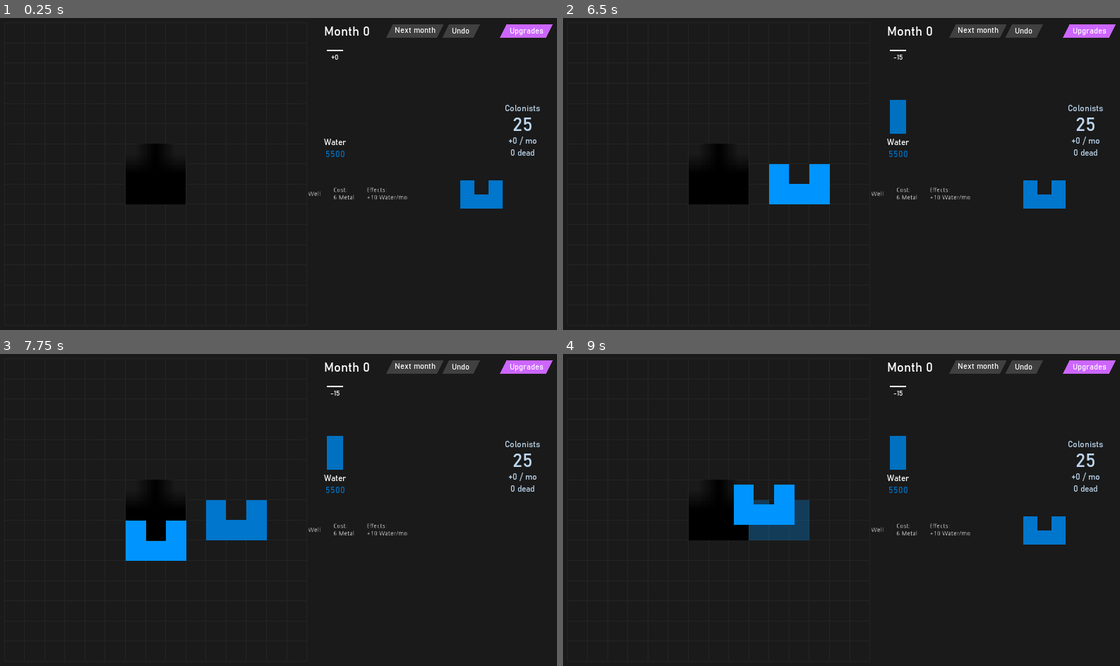
Above: before the commit, frames 1-4 (two rows, left to right).
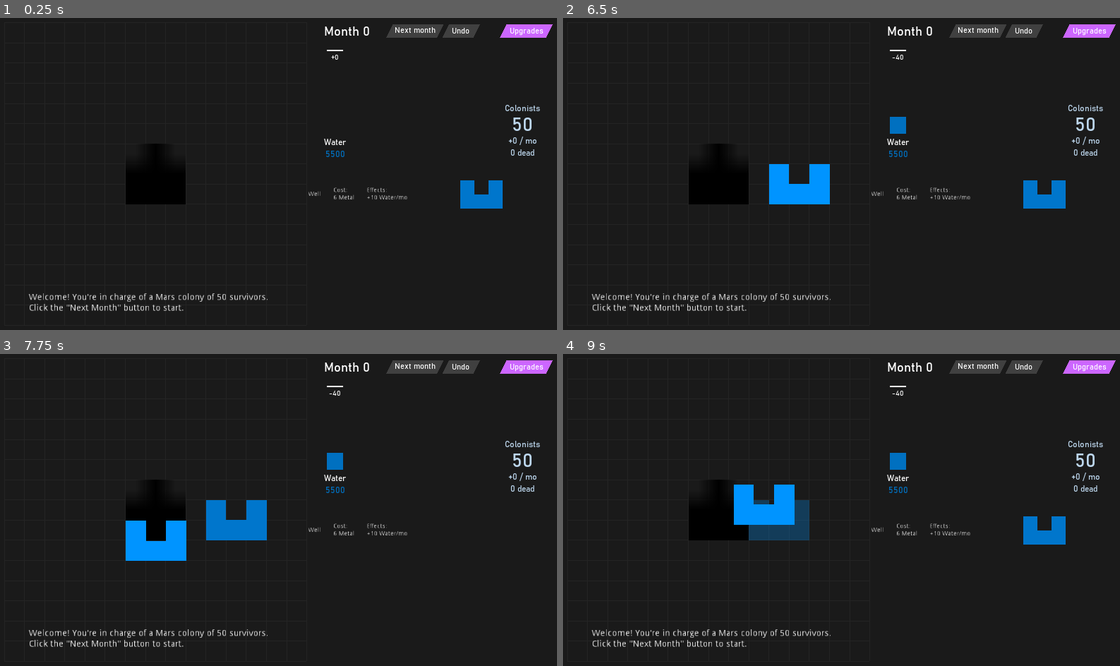
Above: after the commit, the same moments.

Repository: sirknightj/CEV-1
Game: Godot game, scene res://scenes/MainGameScene.tscn
Two runs of this game, one before a commit and one after it. Both use one fixed random seed, a clock stepped at 60 frames per second and the inputs below.
Inputs (mouse positions are in pixels of both pictures, inside the frame that each line leads up to):
- Up to frame 1 (0.25 s): no input
- Up to frame 2 (6.5 s): tap Enter at 0.5, 2, 3.5 s; drag from (718, 155) to (1030, 186) at 0.52 s; tap Space at 1.25, 2.75, 4.25 s; drag from (696, 174) to (1030, 186) at 1.27 s; move the mouse to (718, 174) at 2.02 s; press the mouse at (718, 174) at 2.03 s; release the mouse at (718, 174) at 2.75 s; drag from (741, 174) to (1058, 186) at 2.77 s; drag from (696, 192) to (1030, 202) at 3.52 s; drag from (718, 192) to (1030, 202) at 4.27 s; move the mouse to (741, 192) at 5.02 s; press the mouse at (741, 192) at 5.03 s; release the mouse at (741, 192) at 5.75 s; drag from (1030, 186) to (741, 174) at 5.77 s
- Up to frame 3 (7.75 s): drag from (467, 522) to (133, 528) at 6.52 s; drag from (467, 522) to (133, 528) at 7.27 s
- Up to frame 4 (9 s): move the mouse to (1058, 522) at 8.02 s; press the mouse at (1058, 522) at 8.03 s; release the mouse at (1058, 522) at 8.75 s; drag from (780, 510) to (674, 463) at 8.77 s

The runs differ from the first frame. In frame 1, 0.7% of the frame differs, in the area x 5-96%, y 31-94%; in frame 2, 0.9%, in the area x 5-96%, y 11-94%; in frame 3, 0.9%; in frame 4, 0.9%.

Commit message:
Add the first 2 tutorial turns

Diff:
--- a/source/scenes/MainGameScene.tscn
+++ b/source/scenes/MainGameScene.tscn
@@ -28,3 +28,9 @@
 
 [node name="Camera" type="Camera2D" parent="Grid"]
 current = true
+
+[node name="TextBox" type="Label" parent="."]
+margin_left = -185.0
+margin_top = 205.0
+margin_right = -101.0
+margin_bottom = 219.0
--- a/source/scripts/GameData.gd
+++ b/source/scripts/GameData.gd
@@ -98,7 +98,7 @@
 """
 const TURN_PROGRESSION : Dictionary = {
 	0: 0,
-	1: 0.05,
+	1: 0.02,
 	2: 0.08,
 	4: 0.25,
 	5: 0.08,
--- a/source/scripts/GameObjs.gd
+++ b/source/scripts/GameObjs.gd
@@ -63,12 +63,17 @@
 	# consumed the appropriate resources, returns false if there are not enough
 	# so we do not consume any resources
 	func try_consume(consume_resources : Dictionary) -> bool:
-		for type in consume_resources.keys():
-			assert(GameData.is_resource_type(type))
-			if resources[type].reserves < consume_resources[type]:
-				return false
+		if not enough_resources(consume_resources):
+			return false
 		for type in consume_resources.keys():
 			resources[type].reserves -= consume_resources[type]
+		return true
+
+	func enough_resources(res : Dictionary) -> bool:
+		for type in res.keys():
+			assert(GameData.is_resource_type(type))
+			if resources[type].reserves < res[type]:
+				return false
 		return true
 
 	func get_reserve(type : int) -> float:
--- a/source/scripts/GameStats.gd
+++ b/source/scripts/GameStats.gd
@@ -7,6 +7,8 @@
 var resources : GameObjs.Resources
 
 var logger : Logger.Log
+
+var buildings_owned : Dictionary = {}
 
 var grid_size : int # the number of squares the grid is at the moment
 
@@ -27,10 +29,10 @@
 	GameData.ResourceType.FOOD: 10000.0,
 	GameData.ResourceType.OXYGEN: 10000.0,
 	GameData.ResourceType.WATER: 5500.0,
-	GameData.ResourceType.METAL: 6000.0,
+	GameData.ResourceType.METAL: 30.0,
 	GameData.ResourceType.ELECTRICITY: 5000.0,
 	GameData.ResourceType.SCIENCE: 0.0,
-	GameData.ResourceType.PEOPLE: 25.0
+	GameData.ResourceType.PEOPLE: 50.0
 }
 
 var current_selected_building : Building = null
--- a/source/scripts/MainGameScene.gd
+++ b/source/scripts/MainGameScene.gd
@@ -17,6 +17,7 @@
 	graph = get_node("UILayer/Sidebar/Graph")
 	get_tree().connect("node_added", self, "_on_SceneTree_node_added")
 	update_stats()
+	show_correct_text()
 
 """
 	Update visualizations
@@ -38,6 +39,24 @@
 	GameStats.turn += 1
 	emit_signal("next_turn")
 	update_stats()
+	show_correct_text()
+
+func show_correct_text():
+	var turn = GameStats.turn
+	if turn == 0:
+		$TextBox.text = "Welcome! You're in charge of a Mars colony of 50 survivors.\nClick the \"Next Month\" button to start."
+	elif turn == 1:
+		$TextBox.text = "Each colonist consumes 1 water/month.\nPlace down some wells to ensure you don't run out of water!\nTip: use R to rotate the building."
+		$UILayer/Sidebar.toggle_next_month_button(false)
+	elif turn == 2:
+		GameStats.resources.give(GameData.ResourceType.METAL, 6)
+		$TextBox.text = "Notice how another person has arrived to your colony.\nYou now need another well to support your growing population."
+		$UILayer/Sidebar.toggle_next_month_button(false)
+	elif turn == 3:
+		GameStats.resources.give(GameData.ResourceType.METAL, 10000)
+		$TextBox.text = "Each human also consumes 2 food/month.\nFEED THE HUMANS"
+	else:
+		$TextBox.text = ""
 
 """
 	Place the building at the grid square (_x, _y).
--- a/source/scripts/Sidebar.gd
+++ b/source/scripts/Sidebar.gd
@@ -7,6 +7,7 @@
 var Turn_Count_Text # The node holding the turn count text
 
 var show_resources : Dictionary = {}
+var ignore_next_month : bool = false # default = clickable
 
 onready var building_scene = preload("res://scenes/Building.tscn")
 
@@ -120,6 +121,7 @@
 			_building.building_cost = building_stats.cost
 			_building.building_id = building
 			_building.texture = GameData.BUILDING_TO_TEXTURE[building]
+			_building.locked = not GameStats.resources.enough_resources(building_stats.cost)
 			entry.add_child(_building)
 
 			$ScrollContainer/BuildingEntries.add_child(entry)
@@ -142,6 +144,11 @@
 	if building.purchased:
 		repopulate_sidebar()
 		building.disconnect("building_grabbed", self, "_on_Building_building_grabbed")
+		if GameStats.buildings_owned.has(building.building_id):
+			GameStats.buildings_owned[building.building_id] += 1
+		else:
+			GameStats.buildings_owned[building.building_id] = 1
+		update_next_month_button()
 	else:
 		building.set_physics_process(false)
 		building.get_parent().remove_child(building)
@@ -164,7 +171,7 @@
 	Called when the NextMonth button is clicked
 """
 func _on_Next_Month_gui_input(event):
-	if (event is InputEventMouseButton && event.pressed && event.button_index == BUTTON_LEFT):
+	if (event is InputEventMouseButton and event.pressed and event.button_index == BUTTON_LEFT and not ignore_next_month):
 		game.on_next_turn()
 		update_turn_display()
 		# game.place_building(350, 50)
@@ -176,7 +183,7 @@
 	Called when the Undo button is clicked
 """
 func _on_Undo_gui_input(event):
-	if (event is InputEventMouseButton && event.pressed && event.button_index == BUTTON_LEFT):
+	if (event is InputEventMouseButton and event.pressed and event.button_index == BUTTON_LEFT):
 		print("Undo was clicked!")
 		GameStats.logger.log_action_with_no_level(Logger.Actions.UndoClicked)
 
@@ -184,6 +191,33 @@
 	Called when the Upgrades button is clicked
 """
 func _on_Upgrades_gui_input(event):
-	if (event is InputEventMouseButton && event.pressed && event.button_index == BUTTON_LEFT):
+	if (event is InputEventMouseButton and event.pressed and event.button_index == BUTTON_LEFT):
 		GameStats.logger.log_action_with_no_level(Logger.Actions.UpgradeMenuClicked)
 		get_tree().change_scene("res://scenes/TechTreeScene.tscn")
+
+func update_next_month_button():
+	var turn = GameStats.turn
+	if turn == 0:
+		pass
+	elif turn == 1:
+		if GameStats.buildings_owned.has(GameData.BuildingType.WATER1) and GameStats.buildings_owned[GameData.BuildingType.WATER1] == 5:
+			toggle_next_month_button(true)
+	elif turn == 2:
+		if GameStats.buildings_owned.has(GameData.BuildingType.WATER1) and GameStats.buildings_owned[GameData.BuildingType.WATER1] == 6:
+			toggle_next_month_button(true)
+	elif turn == 3:
+		$TextBox.text = "Each human also consumes 2 food/month.\nFEED THE HUMANS"
+	else:
+		$TextBox.text = ""
+
+"""
+	Lets the "next month" button be clicked
+	_clickable: true if the button is allowed to be clicked, false otherwise
+"""
+func toggle_next_month_button(_clickable) -> void:
+	if _clickable:
+		ignore_next_month = false
+		$NextMonth/Label.set("custom_colors/font_color", Color("#FFFFFF"))
+	else:
+		ignore_next_month = true
+		$NextMonth/Label.set("custom_colors/font_color", Color("#808080"))
